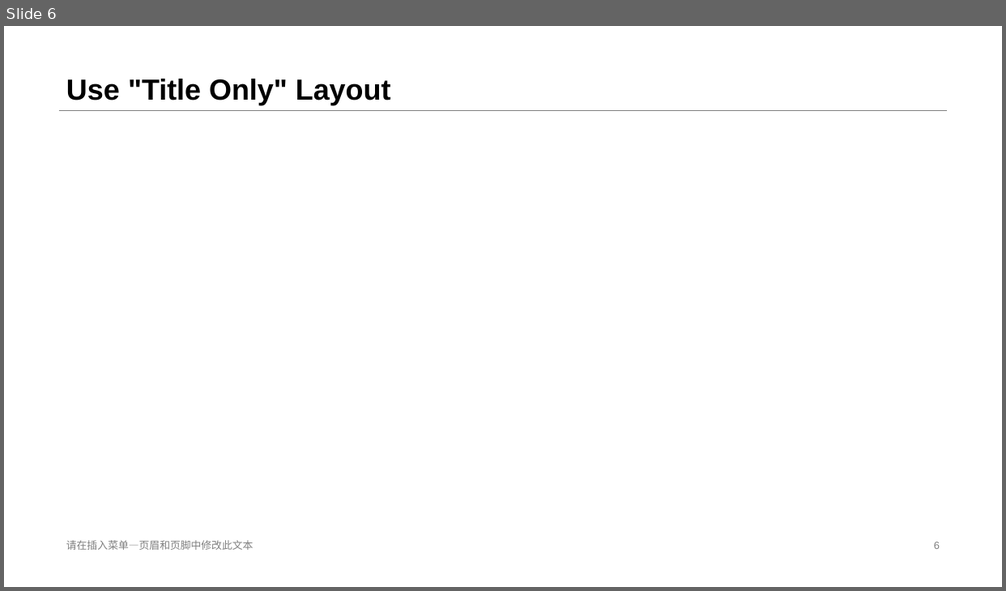
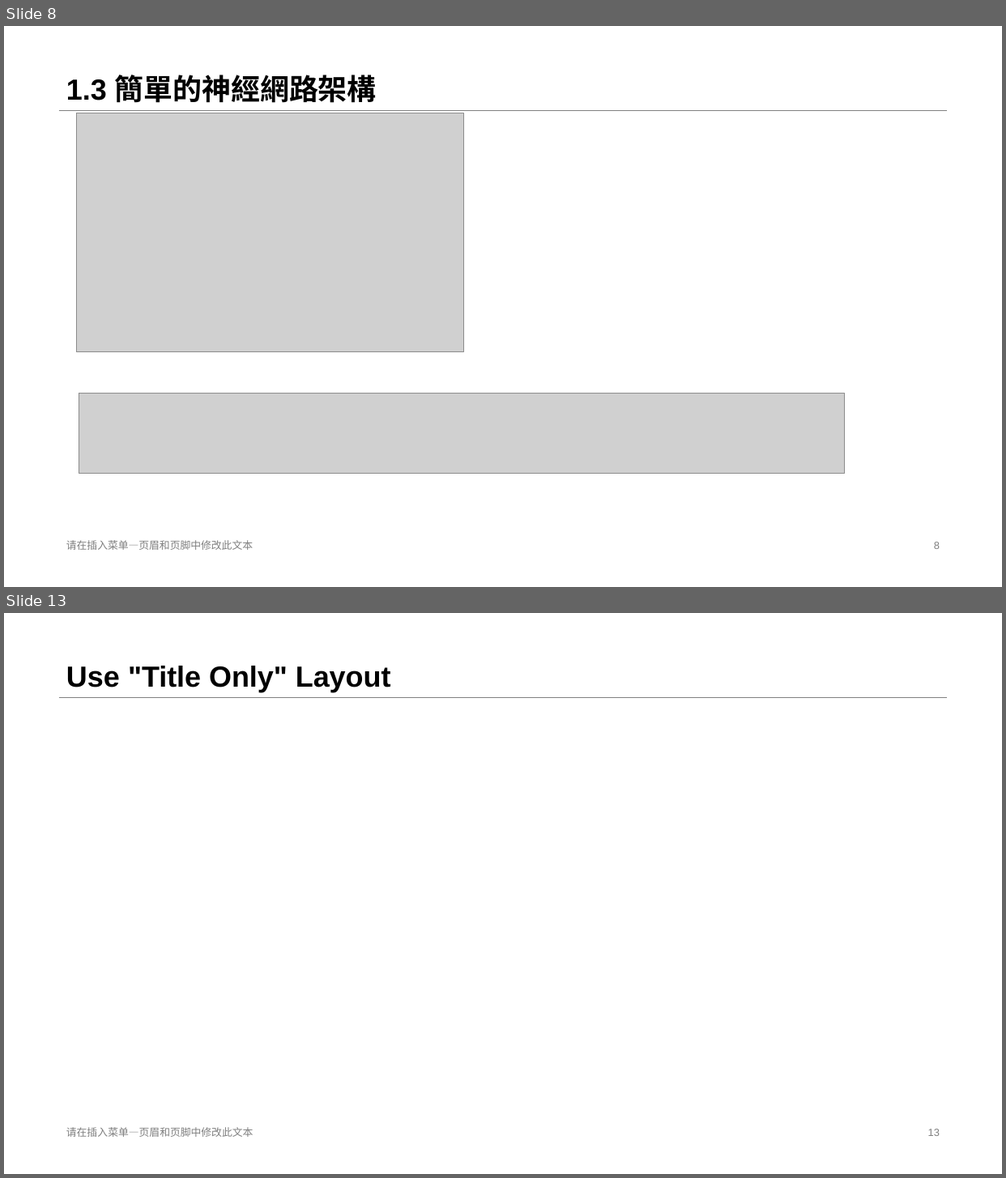
Before and after one commit to stereo720712/2020-11_2021-01_deep_learning_learn_report_record, a slide deck: 11_2_to_11__6_first/1.Deeping_learning_introduce.pptx. Shown one above the other, each under a label of ours: slide 6 before the commit, slides 8 and 13 after it; the slides between them are not shown. The pictures are 1006x591 and 1006x1178 pixels, drawn with LibreOffice and Linux fonts; fonts in the diff are those of the drawing; grey boxes stand for pictures. Boxes give left, top, right and bottom in pixels: in the first picture for what was removed or moved away, otherwise in the second. Text is boxed around its words. In the diff, an @@ line names an element or a change of style, - is before the commit and + after.

```diff
--- a/11_2_to_11__6_first/1.Deeping_learning_introduce.pptx
+++ b/11_2_to_11__6_first/1.Deeping_learning_introduce.pptx
@@ slide 8 added at [4, 26, 1002, 587], background #FFFFFF; not listed: 1 template element that a slide beside it also shows @@
@@ title added at [66, 75, 377, 103], 28 pt, text #000000, bold @@
+1.3 簡單的神經網路架構
@@ picture added at [77, 113, 464, 352] @@
@@ picture added at [79, 394, 845, 474] @@
@@ text added at [66, 540, 253, 550], 10 pt, text #808080 @@
+请在插入菜单—页眉和页脚中修改此文本
@@ page number added at [934, 542, 940, 549], 10 pt, text #808080 @@
+8
@@ what was slide 6 is now slide 13 @@
@@ page number at [928, 1129, 940, 1136]: text changed @@
-6
+13
```
Also in this commit, not shown: 5 slides changed, 8 other slides added, 2 slides removed, 1 other file.
